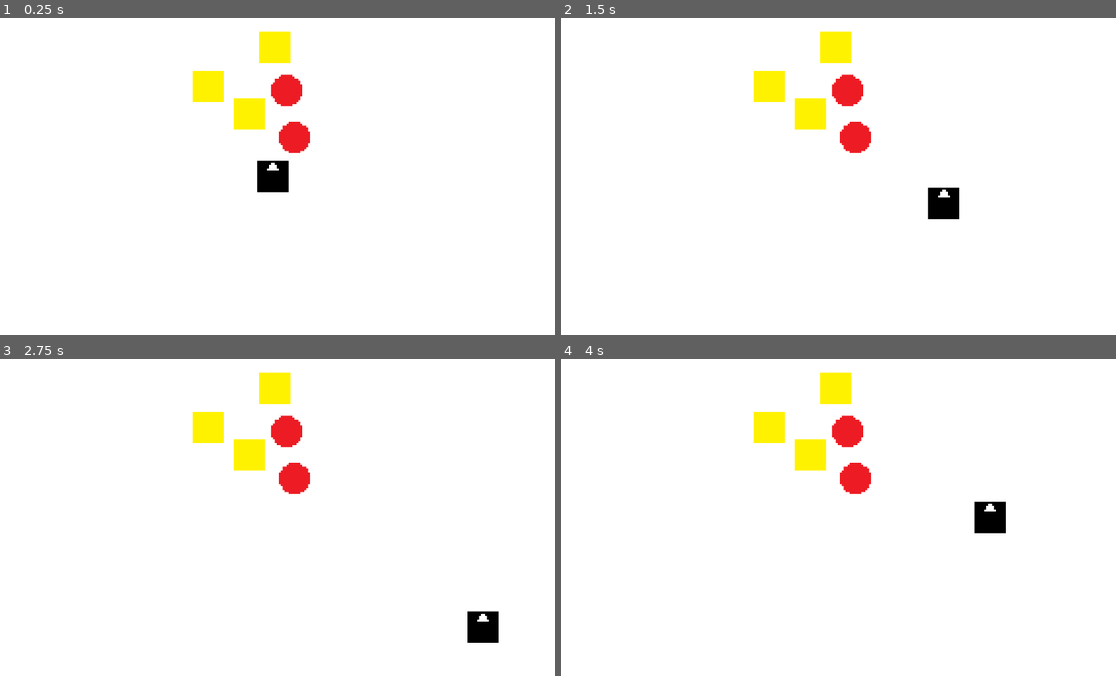
Above: before the commit, frames 1-4 (two rows, left to right).
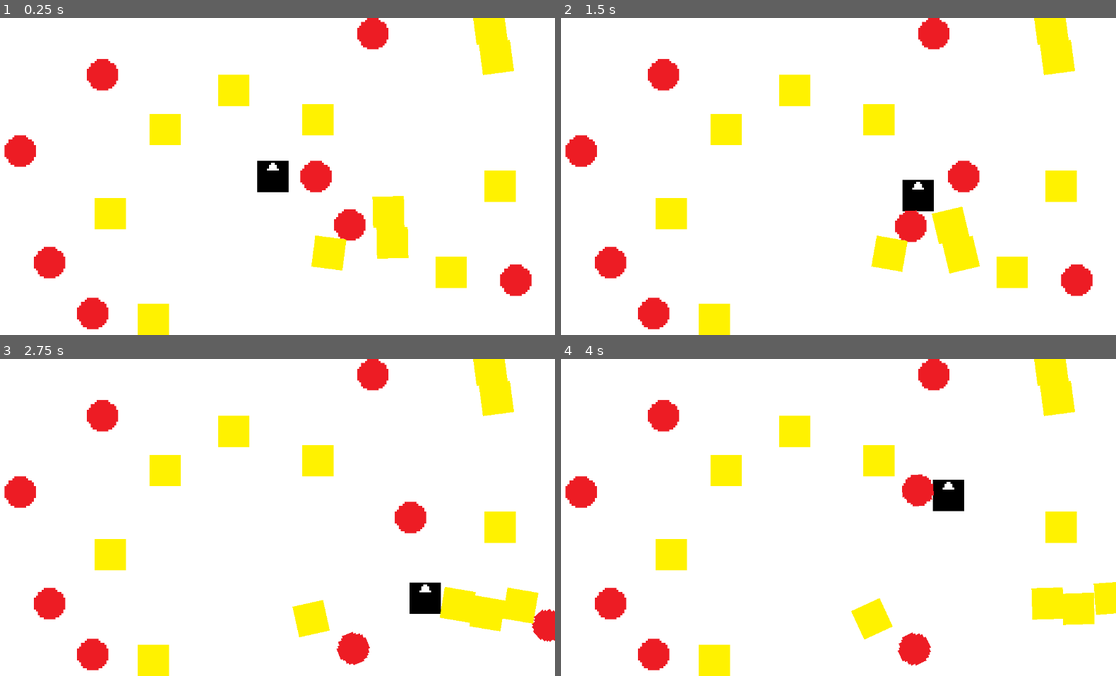
Above: after the commit, the same moments.

Repository: Marcin-Lach/javsc
Game: Godot game, scene res://main.tscn
The game is run twice, just before and just after one commit, with the same random seed, the same clock (stepped at 60 frames per second) and the same inputs.
Inputs:
- Up to frame 1 (0.25 s): no input
- Up to frame 2 (1.5 s): tap Enter at 0.5 s; hold Right (right) 0.53-1.28 s; hold Down (down) from 1.28 s (still down)
- Up to frame 3 (2.75 s): release Down (down) at 2.03 s; hold Right (right) from 2.03 s (still down)
- Up to frame 4 (4 s): release Right (right) at 2.78 s; hold Up (up) 2.78-3.53 s; hold Left (left) from 3.53 s (still down)

The runs differ from the first frame. In frame 1, 13% of the frame differs, in the area x 0-96%, y 0-100%; in frame 2, 13%; in frame 3, 13%; in frame 4, 13%.

Commit message:
Added enemies spawn script
This shit is not random

Diff:
--- /dev/null
+++ b/src/EnemiesSpawn.gd
@@ -0,0 +1,26 @@
+extends Node2D
+
+@export var enemies_count = 50
+var renemy_scene = preload("res://Enemies/Renemy/renemy.tscn")
+var yenemy_scene = preload("res://Enemies/Yenemy/yenemy.tscn")
+
+# Called when the node enters the scene tree for the first time.
+func _ready():
+	for i in enemies_count:
+		var enemy_position_x = randi_range(-136, 136)
+		var enemy_position_y = randi_range(-73, 73)
+		var enemy_type = randi_range(0, 1)
+
+		var enemy
+		if enemy_type == 1:
+			enemy = renemy_scene.instantiate()
+		else:
+			enemy = yenemy_scene.instantiate()
+
+		enemy.position.x = enemy_position_x
+		enemy.position.y = enemy_position_y
+		add_child(enemy)
+
+# Called every frame. 'delta' is the elapsed time since the previous frame.
+func _process(delta):
+	pass
--- a/src/main.tscn
+++ b/src/main.tscn
@@ -1,14 +1,15 @@
-[gd_scene load_steps=6 format=3 uid="uid://dsdrfppncpd4h"]
+[gd_scene load_steps=5 format=3 uid="uid://dsdrfppncpd4h"]
 
 [ext_resource type="Script" path="res://Player/PlayerMovement.gd" id="1_iupss"]
+[ext_resource type="Script" path="res://EnemiesSpawn.gd" id="1_vl6yq"]
 [ext_resource type="Texture2D" uid="uid://jrr7qxwty5og" path="res://Player/player-sprite.png" id="2_06xwx"]
-[ext_resource type="PackedScene" uid="uid://cgg5pnivm85or" path="res://Enemies/Renemy/renemy.tscn" id="3_cg88r"]
-[ext_resource type="PackedScene" uid="uid://1r2d3lwajqyp" path="res://Enemies/Yenemy/yenemy.tscn" id="4_6bdir"]
 
 [sub_resource type="RectangleShape2D" id="RectangleShape2D_8su84"]
 size = Vector2(16, 16)
 
 [node name="Main" type="Node2D"]
+script = ExtResource("1_vl6yq")
+enemies_count = 20
 
 [node name="Player" type="RigidBody2D" parent="."]
 gravity_scale = 0.0
@@ -25,20 +26,3 @@
 
 [node name="Camera2D" type="Camera2D" parent="."]
 zoom = Vector2(4, 4)
-
-[node name="Renemy" parent="." instance=ExtResource("3_cg88r")]
-position = Vector2(11, -20)
-mass = 4.0
-
-[node name="Yenemy" parent="." instance=ExtResource("4_6bdir")]
-position = Vector2(-12, -32)
-mass = 10.0
-
-[node name="Renemy2" parent="." instance=ExtResource("3_cg88r")]
-position = Vector2(7, -44)
-
-[node name="Yenemy2" parent="." instance=ExtResource("4_6bdir")]
-position = Vector2(1, -66)
-
-[node name="Yenemy3" parent="." instance=ExtResource("4_6bdir")]
-position = Vector2(-33, -46)
